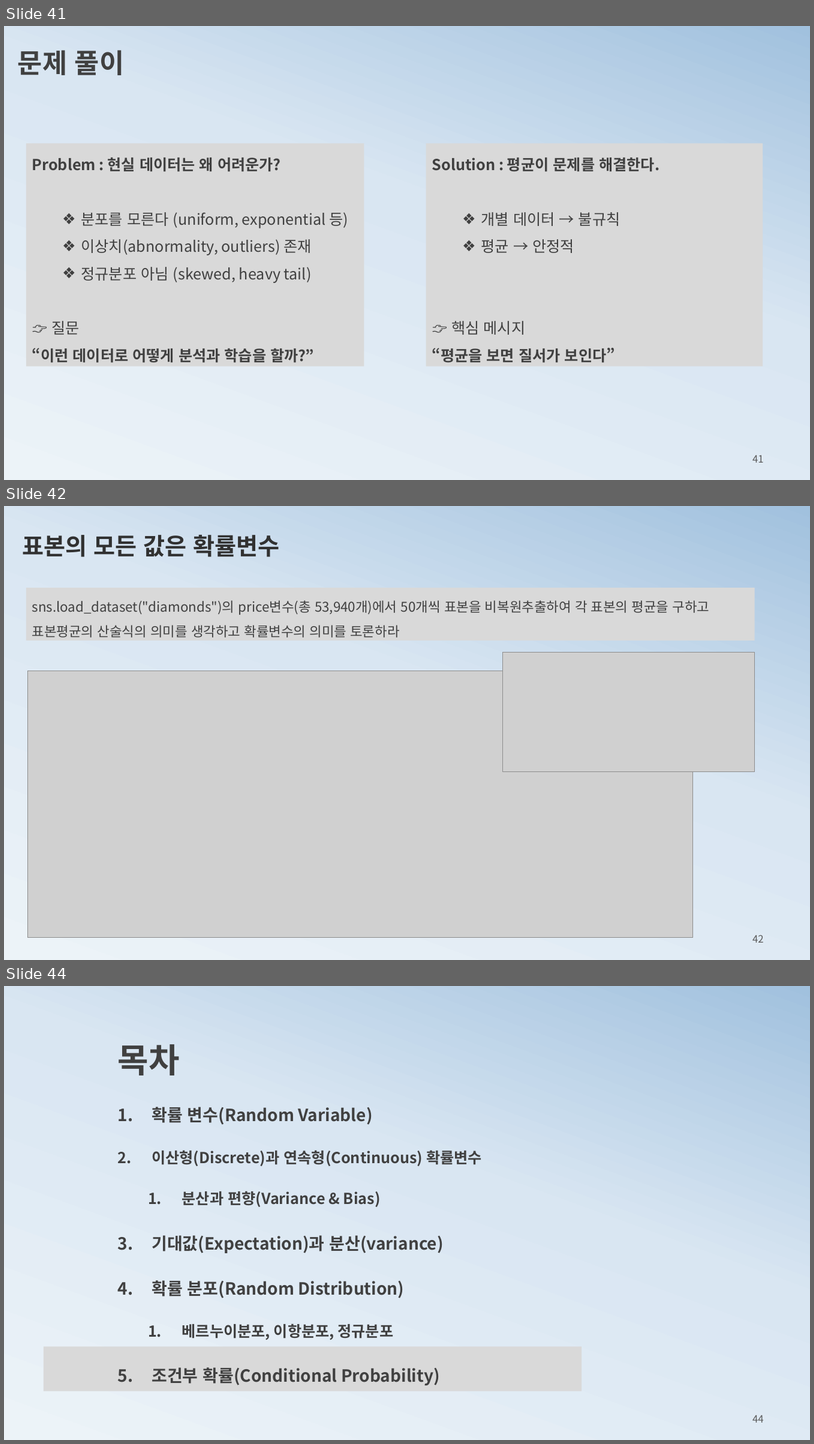
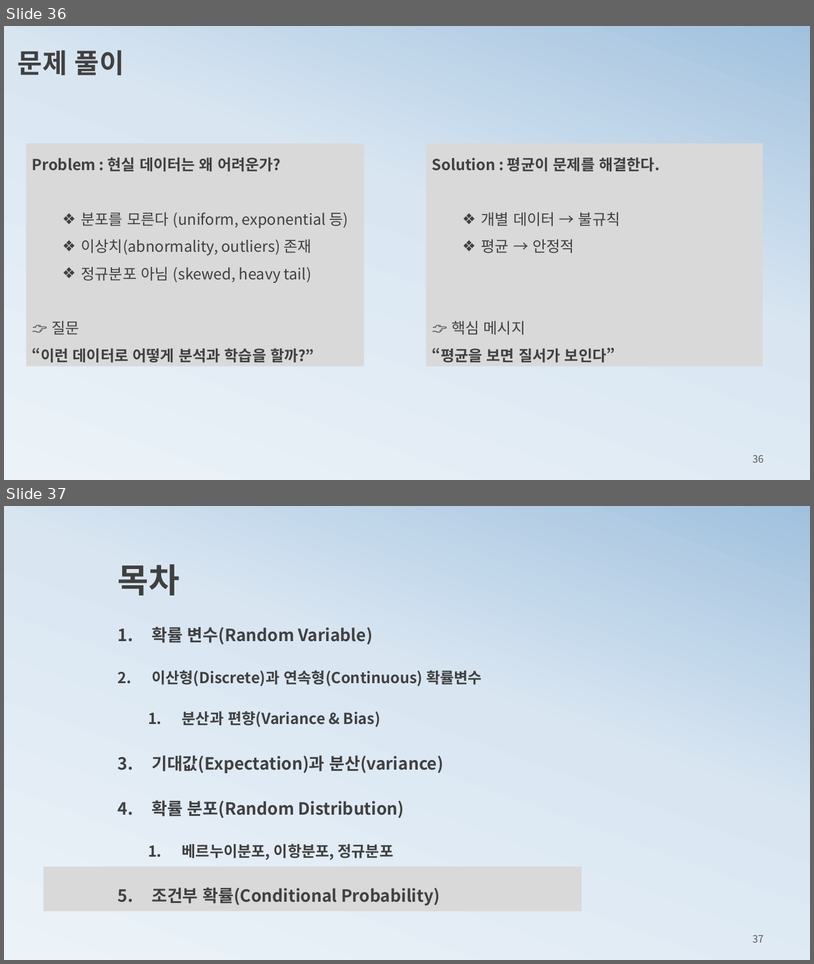
Before and after one commit to ancestor9/mathematics-for-machine-learning, a slide deck: 3_probability theory for machine learning.pptx. Shown one above the other, each under a label of ours: slides 41, 42 and 44 before the commit, slides 36 and 37 after it; the slides between them are not shown. The pictures are 814x1444 and 814x964 pixels, drawn with LibreOffice and Linux fonts; fonts in the diff are those of the drawing; grey boxes stand for pictures. Boxes give left, top, right and bottom in pixels: in the first picture for what was removed or moved away, otherwise in the second. Text is boxed around its words. In the diff, an @@ line names an element or a change of style, - is before the commit and + after.

```diff
--- a/3_probability theory for machine learning.pptx
+++ b/3_probability theory for machine learning.pptx
@@ slide 42 removed at <box>4,506,810,960</box>, background gradient #ECF3F8 to #D9E6F2 to #A1C1DE @@
@@ text removed at <box>23,535,280,557</box> @@
-표본의 모든 값은 확률변수
@@ rectangle removed at <box>26,588,755,640</box> @@
-sns.load_dataset("diamonds")의 price변수(총 53,940개)에서 50개씩 표본을 비복원추출하여 각 표본의 평균을 구하고 표본평균의 산술식의 의미를 생각하고 확률변수의 의미를 토론하라
@@ picture removed at <box>503,652,755,772</box> @@
@@ picture removed at <box>28,671,693,937</box> @@
@@ page number removed at <box>753,934,764,942</box> @@
-42
@@ what was slide 41 is now slide 36 @@
@@ page number at <box>753,454,764,462</box>: text changed @@
-41
+36
@@ what was slide 44 is now slide 37 @@
@@ page number at <box>753,934,764,942</box>: text changed @@
-44
+37
```
Also in this commit, not shown: 4 slides changed, 1 slide added, 7 other slides removed, 1 other file.
